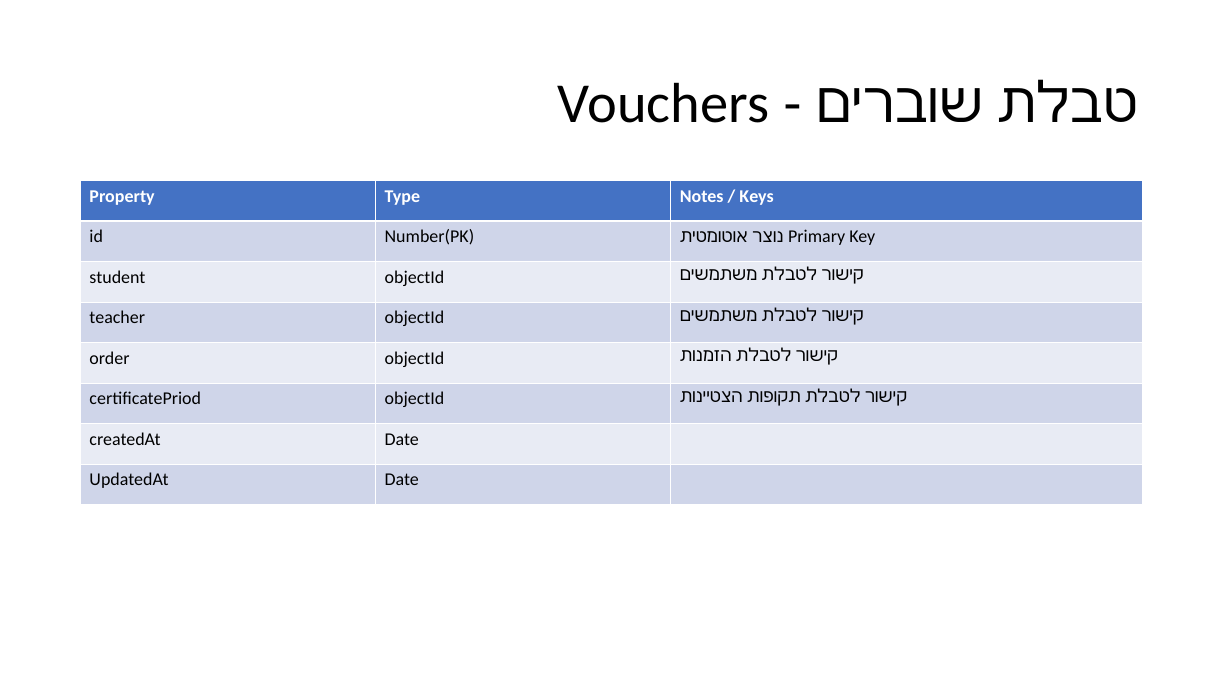
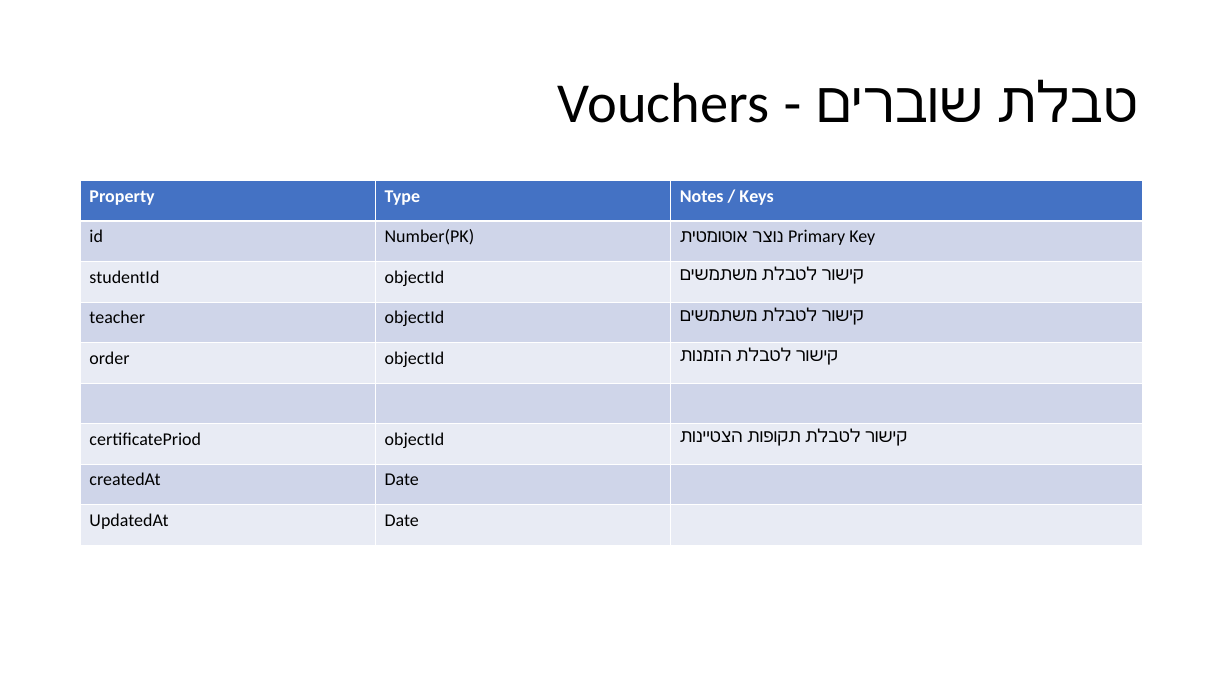
Before and after one commit to Sara-Hartuv/A-RS-EdTech, a slide deck: slide 16 of presentation/פרויקט עיצוב התנהגות.pptx - DB.pptx (slide 12 before the commit). Drawn at 1232x693 pixels with LibreOffice and Linux fonts; fonts in the diff are those of the drawing. Boxes give left, top, right and bottom in pixels: in the first picture for what was removed or moved away, otherwise in the second. Text is boxed around its words. In the diff, an @@ line names an element or a change of style, - is before the commit and + after.

```diff
--- a/presentation/פרויקט עיצוב התנהגות.pptx - DB.pptx
+++ b/presentation/פרויקט עיצוב התנהגות.pptx - DB.pptx
@@ table at (80, 180, 1142, 545) @@
-row 3, column 1: student
+row 3, column 1: studentId
+row 6:  |  | 
```
Also in this commit, not shown: 7 other slides changed, 9 slides added, 4 other files.
